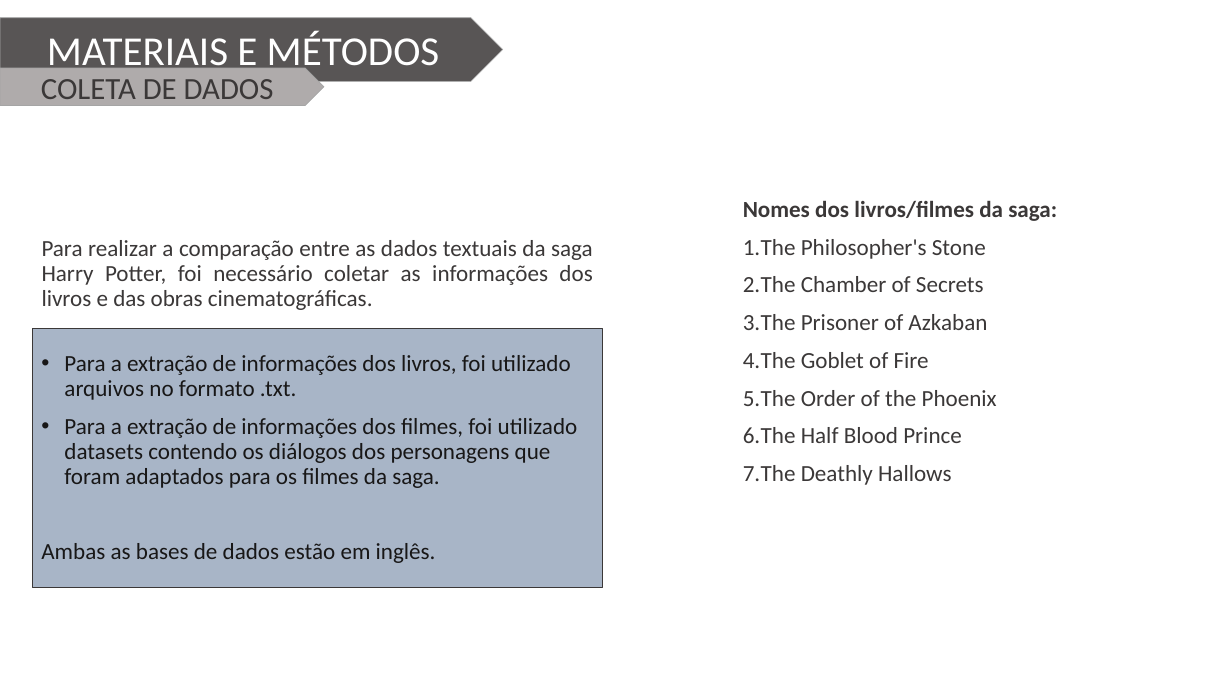
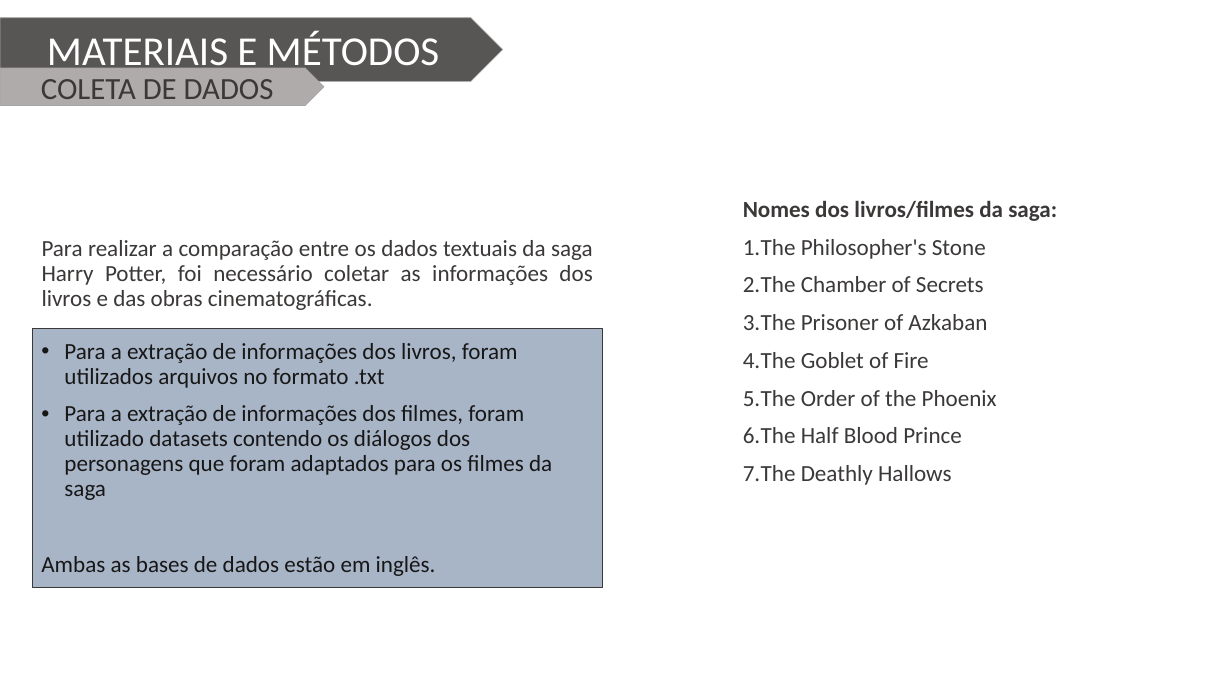
Before and after one commit to Wiryco/Natural-Language-Analysis-And-Processing, a slide deck: slide 5 of Apresentação/Apresentação TCC - Vinícius Andrade Lopes.pptx. Drawn at 1232x693 pixels with LibreOffice and Linux fonts; fonts in the diff are those of the drawing; background and template pictures are left out. Boxes give left, top, right and bottom in pixels: in the first picture for what was removed or moved away, otherwise in the second. Text is boxed around its words. In the diff, an @@ line names an element or a change of style, - is before the commit and + after.

```diff
--- a/Apresentação/Apresentação TCC - Vinícius Andrade Lopes.pptx
+++ b/Apresentação/Apresentação TCC - Vinícius Andrade Lopes.pptx
@@ text at [42,240,593,310]: text changed @@
-Para realizar a comparação entre as dados textuais da saga Harry Potter, foi necessário coletar as informações dos livros e das obras cinematográficas.
+Para realizar a comparação entre os dados textuais da saga Harry Potter, foi necessário coletar as informações dos livros e das obras cinematográficas.
@@ text in rectangle at [64,343,552,500]: text changed @@
-• Para a extração de informações dos livros, foi utilizado arquivos no formato .txt.
-• Para a extração de informações dos filmes, foi utilizado datasets contendo os diálogos dos personagens que foram adaptados para os filmes da saga.
+• Para a extração de informações dos livros, foram utilizados arquivos no formato .txt
+• Para a extração de informações dos filmes, foram utilizado datasets contendo os diálogos dos personagens que foram adaptados para os filmes da saga
```
Also in this commit, not shown: 11 other slides changed.
